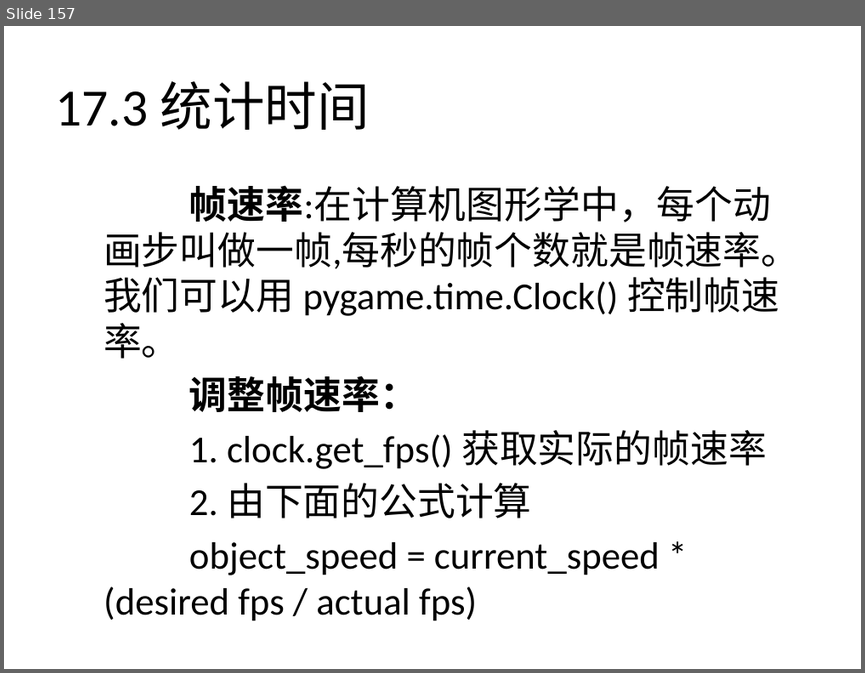
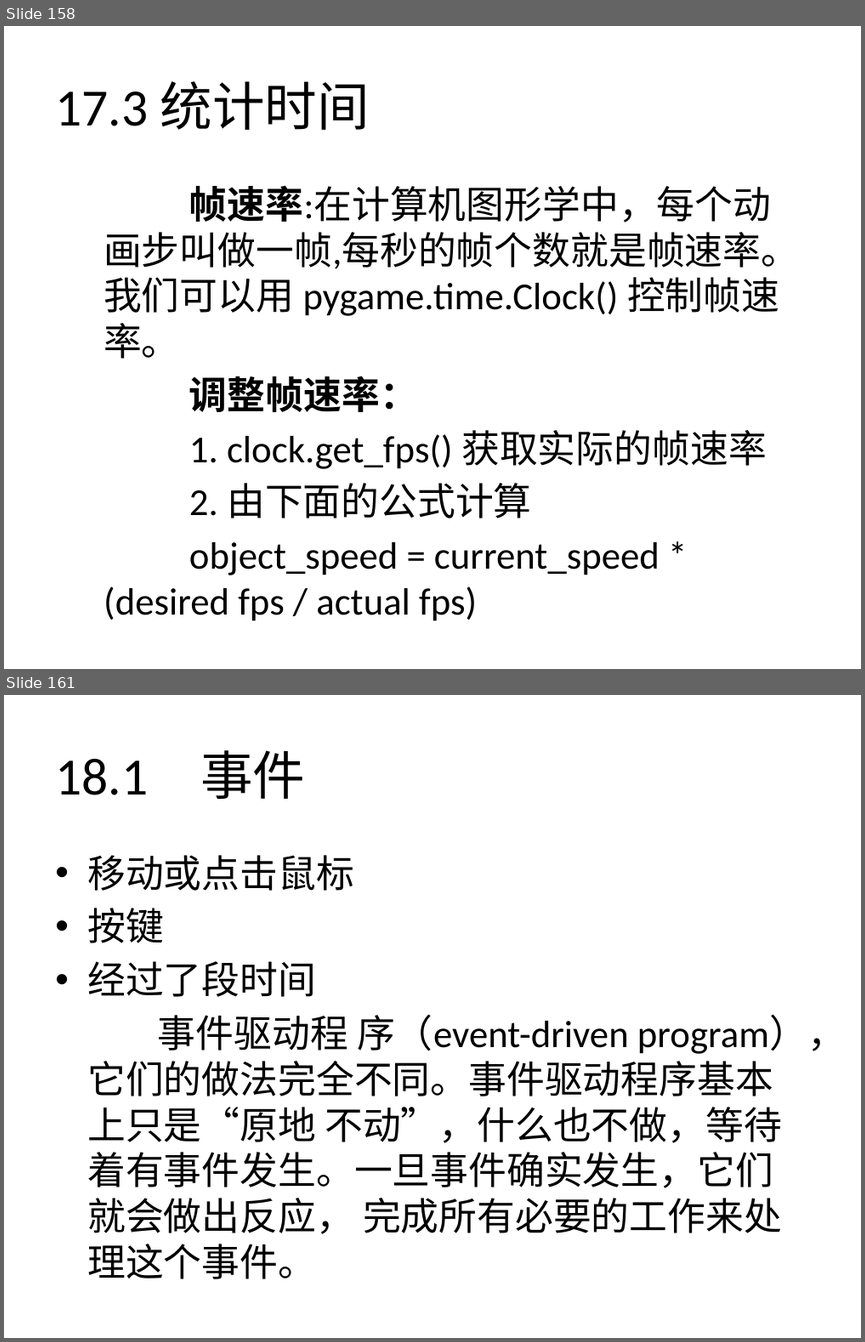
Before and after one commit to zhinan18/Python3, a slide deck: readme/Python3.pptx. Shown one above the other, each under a label of ours: slide 157 before the commit, slides 158 and 161 after it; the slides between them are not shown. The pictures are 865x673 and 865x1342 pixels, drawn with LibreOffice and Linux fonts; fonts in the diff are those of the drawing. Boxes give left, top, right and bottom in pixels: in the first picture for what was removed or moved away, otherwise in the second. Text is boxed around its words. In the diff, an @@ line names an element or a change of style, - is before the commit and + after.

```diff
--- a/readme/Python3.pptx
+++ b/readme/Python3.pptx
@@ slide 161 added at [4,695,861,1338], background #FFFFFF @@
@@ title added at [55,750,305,799], 44 pt, text #000000 @@
+18.1 事件
@@ text added at [87,855,846,1279], 32 pt, text #000000 @@
+• 移动或点击鼠标
+• 按键
+• 经过了段时间
+事件驱动程 序（event-driven program），它们的做法完全不同。事件驱动程序基本上只是“原地 不动”，什么也不做，等待着有事件发生。一旦事件确实发生，它们就会做出反应， 完成所有必要的工作来处理这个事件。
@@ what was slide 157 is now slide 158 @@
```
Also in this commit, not shown: 2 slides changed, 9 other slides added, 7 other files.
